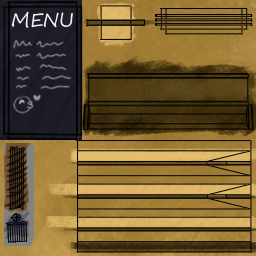
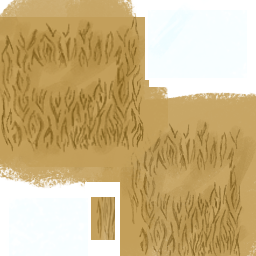
Layers edited between the first and the second 256×256 image:
hid group "counter" (13 layers) over (0, 0, 256, 256)
hid "CounterTexture.png" over (0, 0, 256, 256)
painted on "Capa de pintura 9" over (0, 0, 256, 256)
showed group "window" (3 layers) over (0, 0, 256, 256)
painted on "Mask cristal" over (0, 0, 256, 256)
